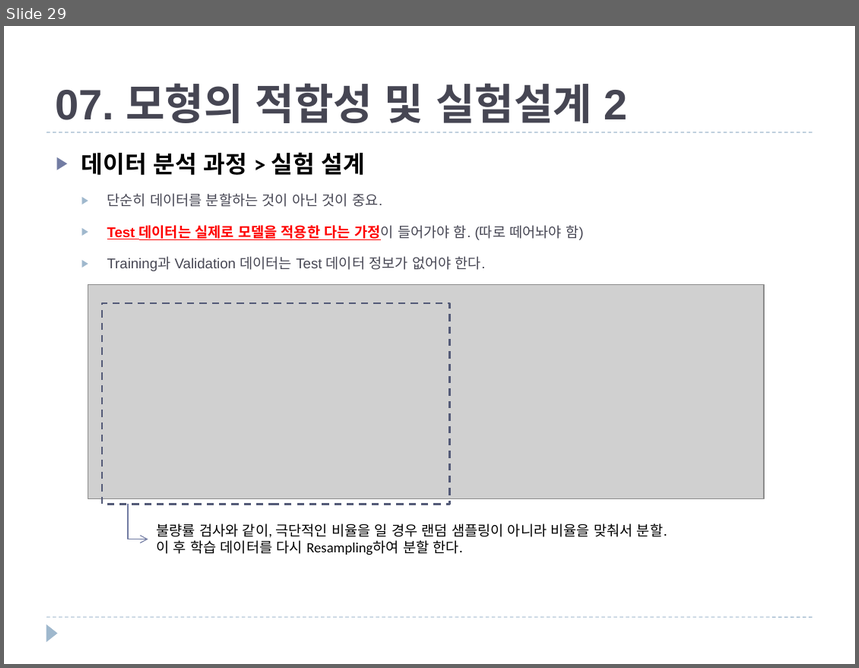
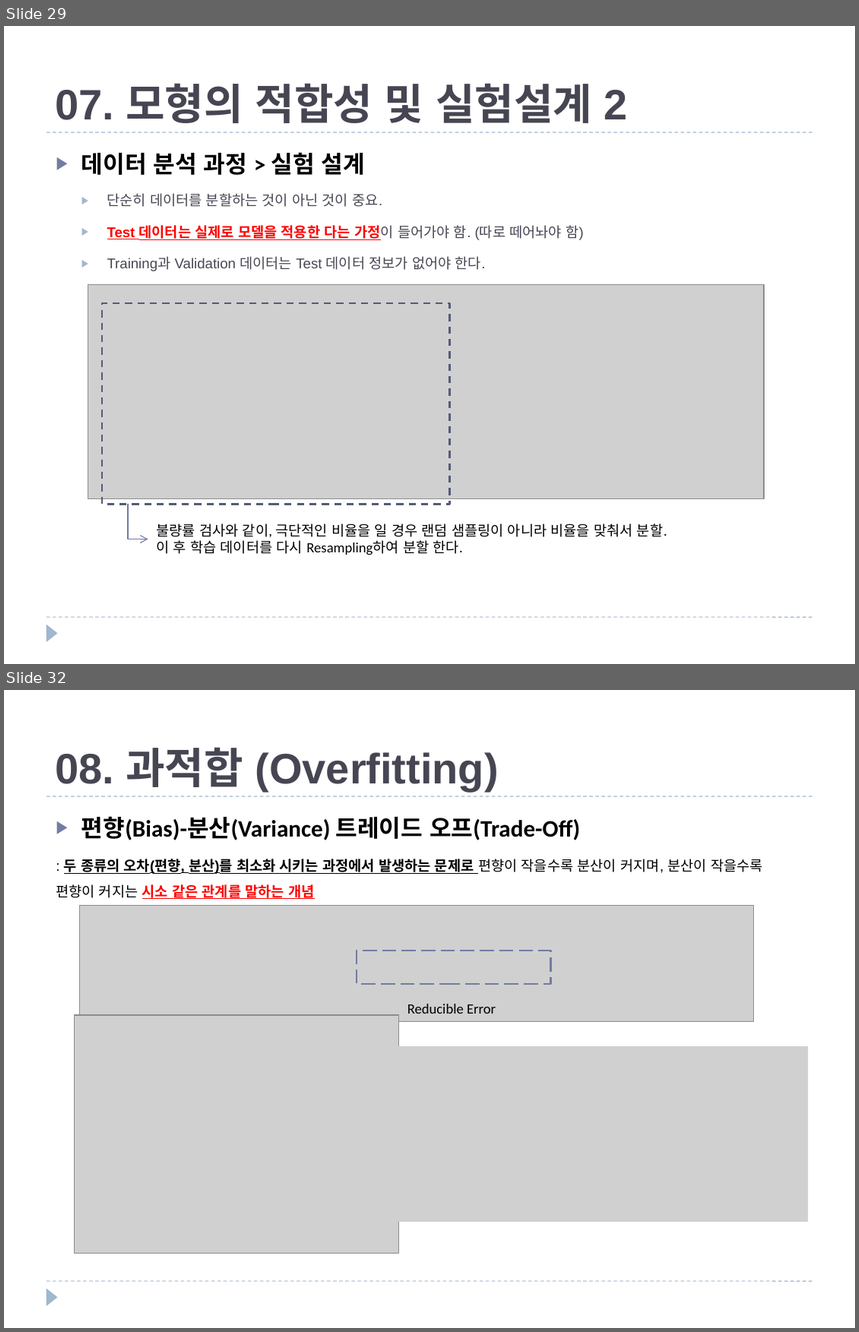
Before and after one commit to JXXA/JXXAGit, a slide deck: Machine Learning 개념과 종류.pptx. Shown one above the other, each under a label of ours: slide 29 before the commit, slides 29 and 32 after it; the slides between them are not shown. The pictures are 859x668 and 859x1332 pixels, drawn with LibreOffice and Linux fonts; fonts in the diff are those of the drawing; grey boxes stand for pictures. Boxes give left, top, right and bottom in pixels: in the first picture for what was removed or moved away, otherwise in the second. Text is boxed around its words. In the diff, an @@ line names an element or a change of style, - is before the commit and + after.

Commit message:
Update Machine Learning 개념과 종류.pptx
2020.10.27 과적합 내용 정리

```diff
--- a/Machine Learning 개념과 종류.pptx
+++ b/Machine Learning 개념과 종류.pptx
@@ slide 32 added at [4,690,855,1328], background #FFFFFF; not listed: 3 template elements that a slide beside it also shows @@
@@ title added at [55,747,499,791], 36 pt, text #464653, bold @@
+08. 과적합 (Overfitting)
@@ text added at [56,816,763,899], 12 pt, text #000000, bold @@
+▶ 편향(Bias)-분산(Variance) 트레이드 오프(Trade-Off)
+: 두 종류의 오차(편향, 분산)를 최소화 시키는 과정에서 발생하는 문제로 편향이 작을수록 분산이 커지며, 분산이 작을수록 편향이 커지는 시소 같은 관계를 말하는 개념
@@ picture added at [80,905,754,1022] @@
@@ rectangle added at [357,951,550,983], outline #727CA3 1.5 pt dashed @@
@@ text added at [408,1004,496,1014], 12 pt, text #000000 @@
+Reducible Error
@@ picture added at [75,1015,399,1253] @@
@@ picture added at [359,1046,808,1222] @@
```
Also in this commit, not shown: 2 other slides added.
